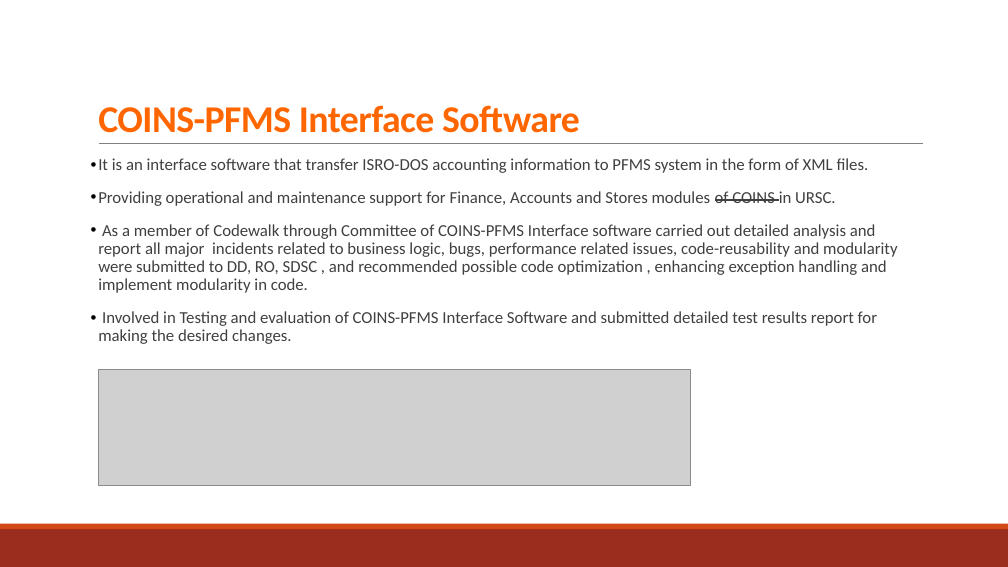
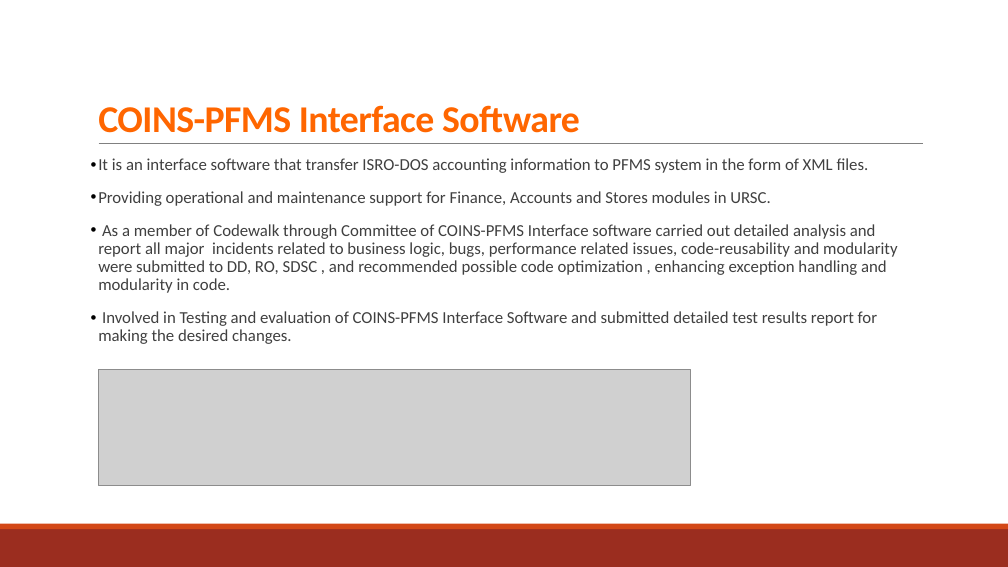
Before and after one commit to NavdeepGarg/DPC_Repo, a slide deck: slide 5 of handOutSources/navdeep.pptx. Drawn at 1008x567 pixels with LibreOffice and Linux fonts; fonts in the diff are those of the drawing; grey boxes stand for pictures. Boxes give left, top, right and bottom in pixels: in the first picture for what was removed or moved away, otherwise in the second. Text is boxed around its words. In the diff, an @@ line names an element or a change of style, - is before the commit and + after.

```diff
--- a/handOutSources/navdeep.pptx
+++ b/handOutSources/navdeep.pptx
@@ text at (x1=98, y1=191, x2=898, y2=293): text changed @@
-• Providing operational and maintenance support for Finance, Accounts and Stores modules of COINS in URSC.
-• As a member of Codewalk through Committee of COINS-PFMS Interface software carried out detailed analysis and report all major incidents related to business logic, bugs, performance related issues, code-reusability and modularity were submitted to DD, RO, SDSC , and recommended possible code optimization , enhancing exception handling and implement modularity in code.
+• Providing operational and maintenance support for Finance, Accounts and Stores modules in URSC.
+• As a member of Codewalk through Committee of COINS-PFMS Interface software carried out detailed analysis and report all major incidents related to business logic, bugs, performance related issues, code-reusability and modularity were submitted to DD, RO, SDSC , and recommended possible code optimization , enhancing exception handling and modularity in code.
```
Also in this commit, not shown: 3 other slides changed, 1 other file.
